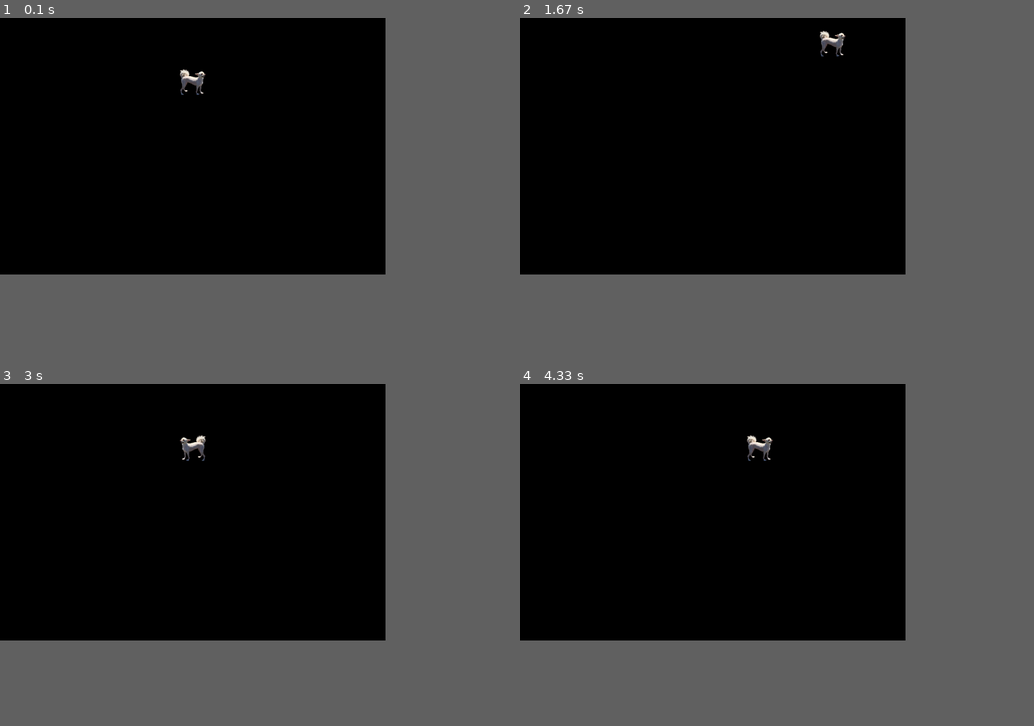
Above: before the commit, frames 1-4 (two rows, left to right).
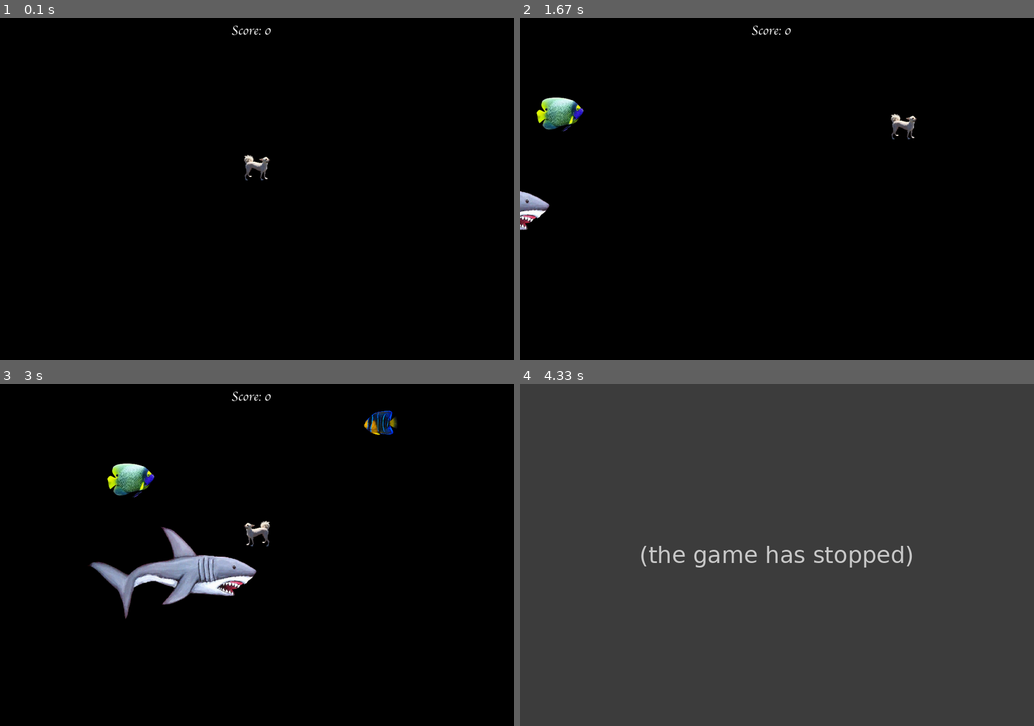
Above: after the commit, the same moments.

Repository: JamesOhJins/Pygame_Demo_Fish
Game: pygame game, started from game.py
Same seed, same stepped clock (60 frames per second), same inputs: the game is played once before the commit and once after it.
Inputs:
- Up to frame 1 (0.1 s): no input
- Up to frame 2 (1.67 s): hold Right 0.33-0.8 s; hold Up 0.83-1.13 s; hold Right 1.17-1.63 s
- Up to frame 3 (3 s): hold Left 1.67-2.2 s; hold Down 2.23-2.53 s; hold Left 2.57-2.97 s
- Up to frame 4 (4.33 s): hold Right 3-3.37 s
In our replay, the window is 675x450 before the commit and 900x600 after it. These sizes can differ from the game's own. Grey fills any space a smaller window leaves; there, only what the larger window draws over its background counts as a difference.

The runs differ from the first frame. In frame 1, 0.5% of the frame differs, in the area x 35-53%, y 2-48%; in frame 2, 1.5%; in frame 3, 4.3%; in frame 4, 56%, in the area x 0-77%, y 0-75%.
After the commit the program exited at 3.4 s; later frames show no game.

Commit message:
consume function created, Rashi scales as consuming fish

Diff:
--- a/game.py
+++ b/game.py
@@ -2,7 +2,7 @@
 import random
 pygame.init()
 
-size = [900,600]
+size = [1200,800]
 screen = pygame.display.set_mode(size)
 
 title = 'Raise rashi'
@@ -15,8 +15,9 @@
 color = (0,0,0)
 class obj:
     def __init__(self):
-        self.x = 0
-        self.y = 0
+        self.x = -300
+        self.y = -300
+        self.facing_Left = False
         self.move = 0
     def put_img(self, url):
         if url[-3:] == 'png':
@@ -31,68 +32,97 @@
     def face(self):
         self.img = pygame.transform.flip(self.img, True,False)
     def render(self):
-        self.y = random.randint(0,size[1])
+        self.y = random.randint(0,size[1]-self.sy)
         fish_dir = random.randint(0,1)
-        self.show()
         if fish_dir == 0:
-            self.x = 0
-            self.face()
-            self.move = random.randint(3,7)
+            self.x = 0 - self.sx
+            if self.facing_Left:
+                self.face()
+            self.move = random.randint(2,5)
+            self.facing_Left = False
         else:
-            self.x = size[1]
-            self.move = random.randint(3,7)
+            self.x = size[1]+self.sx + 150
+            if not self.facing_Left:
+                self.face()
+            self.move = random.randint(2,5)
             self.move = self.move * -1
-        self.x += self.move
+            self.facing_left = True
+
+def consume(a,b):
+    if a.x-(b.sx*0.8) <= b.x and b.x <= a.x + (0.8*a.sx):
+        if a.y-(0.8*b.sy) <= b.y and b.y <= a.y + (0.8*a.sy):
+            if a.sx * a.sy > b.sx *b.sy:
+                return False
+            else:
+                return True
+    return False
+
 rashi = obj()
-rashi.put_img("Data/rashi.jpg")
+rashi.put_img("Data/rashi.png")
 rashi.rescale(60,60)
-
-fish = obj()
-fish.put_img("Data/fish.jpg")
-fish.rescale(90,60)
-
-f1 = obj()
-f1.put_img("Data/F1.jpeg")
-f1.rescale(150,150)
-
-f2 = obj()
-f2.put_img("Data/F2.jpeg")
-f2.rescale(60,40)
-
-shark = obj()
-shark.put_img("Data/shark.jpg")
-shark.rescale(250,100)
 
 rashi.x = size[0]//2 - (rashi.sx//2)
 rashi.y = size[1] - (rashi.sy//2) - 450
-rashi.move = 5
+rashi.move = 4
 flag = True
 move_left, move_right, move_up, move_down = False,False,False,False
 
 
-SB = 0
+run = True
 count = 0
-while SB == 0:
-    clock.tick(60) #FPS
+fish_list = []
+d_list = []
+score = 0
+game_font = pygame.font.Font("font.ttf", 30)
+while run:
+    clock.tick(80) #FPS
     count+= 1
-    if count == 120:
+    if count == 60:
         count = 0
-        new_fish = random.randint(0,3)
+        new_fish = random.randint(0,4)
         if new_fish == 0:
-            fish.render()
-            print("case1")
+            n_fish = obj()
+            n_fish.put_img("Data/fish.png")
+            n_fish.rescale(110,80)
+            n_fish.render()
+            fish_list.append(n_fish)
         elif new_fish == 1:
+            f1 = obj()
+            f1.put_img("Data/F1.png")
+            f1.rescale(150,150)
             f1.render()
-            print("case2")
+            fish_list.append(f1)
         elif new_fish == 2:
+            f2 = obj()
+            f2.put_img("Data/F2.png")
+            f2.rescale(60,40)
             f2.render()
-            print("case3")
+            fish_list.append(f2)
         elif new_fish == 3:
+            f3 = obj()
+            f3.put_img("Data/F3.png")
+            f3.rescale(80,60)
+            f3.render()
+            fish_list.append(f3)
+        elif new_fish == 4:
+            shark = obj()
+            shark.put_img("Data/shark.png")
+            shark.rescale(400,220)
             shark.render()
-            print("case4")
+            fish_list.append(shark)
+
+    for i in fish_list:
+        fish = i
+        fish.x += fish.move
+        if fish.x <= -500 or fish.x >= size[0] + 500:
+            d_list.append(i)
+    for d in d_list:
+        if d in fish_list:
+            fish_list.remove(d)
+        d_list.remove(d)
     for event in pygame.event.get():
         if event.type == pygame.QUIT:
-            SB = 1
+            run = False
         if event.type == pygame.KEYDOWN:
             if event.key == pygame.K_LEFT:
                 move_left = True
@@ -117,9 +147,26 @@
                 move_up = False
             elif event.key == pygame.K_DOWN:
                 move_down = False
+    for fish in fish_list:
+        if consume(fish,rashi):
+            score += ((fish.sx+fish.sy)/10)**2
+            if face_left:
+                rashi.put_img("Data/rashi.png")
+            else:
+                rashi.put_img("Data/rashi.png")
+                rashi.face()
+            rashi.rescale(rashi.sx + (fish.sx+fish.sy)/70 + 1, rashi.sy + (fish.sx+fish.sy)/70 + 1)
+            fish_list.remove(fish)
+        if consume(rashi,fish):
+            run = False
     screen.fill(color)
     rashi.show()
+    for fish in fish_list:
+        fish.show()
+    text = game_font.render("Score: {}".format(int(score)),True,(255,255,255))
+    screen.blit(text,(size[0]//2 - 60, 5))
     pygame.display.flip()
+
     if move_left == True:
         rashi.x -= rashi.move
         if rashi.x <= 0:
@@ -136,4 +183,3 @@
         rashi.y += rashi.move
         if rashi.y >= size[1]-rashi.sy:
             rashi.y = size[1] -rashi.sy
-pygame.quit
Binary file removed: Data/F1.jpeg
Binary file added: Data/F1.png
Binary file removed: Data/F2.jpeg
Binary file added: Data/F2.png
Binary file added: Data/F3.png
Binary file removed: Data/Rashi.jpg
Binary file added: Data/Rashi.png
Binary file removed: Data/fish.jpg
Binary file added: Data/fish.png
Binary file removed: Data/shark.jpg
Binary file added: Data/shark.png
Binary file added: font.ttf
(and 2 more such lines)
